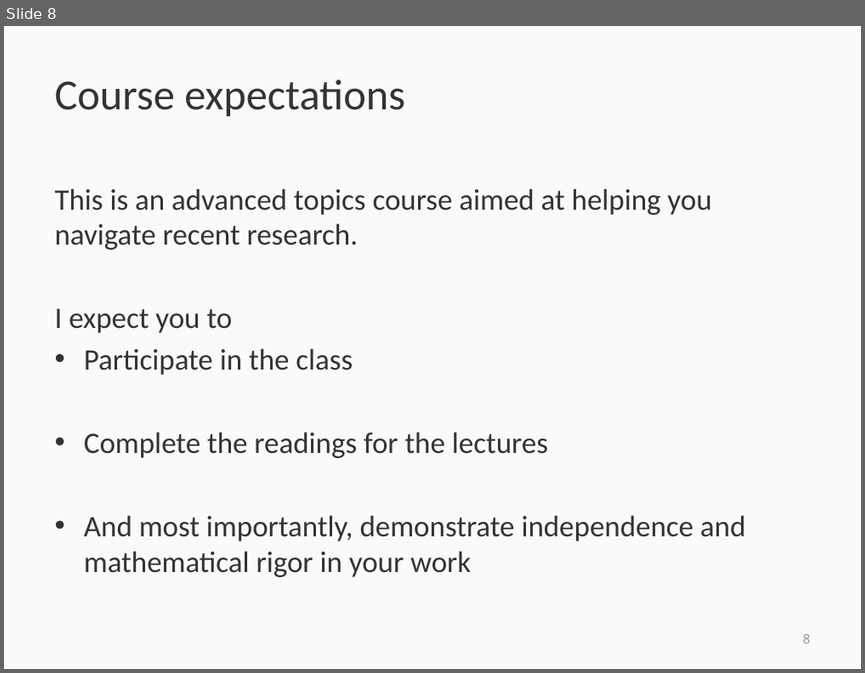
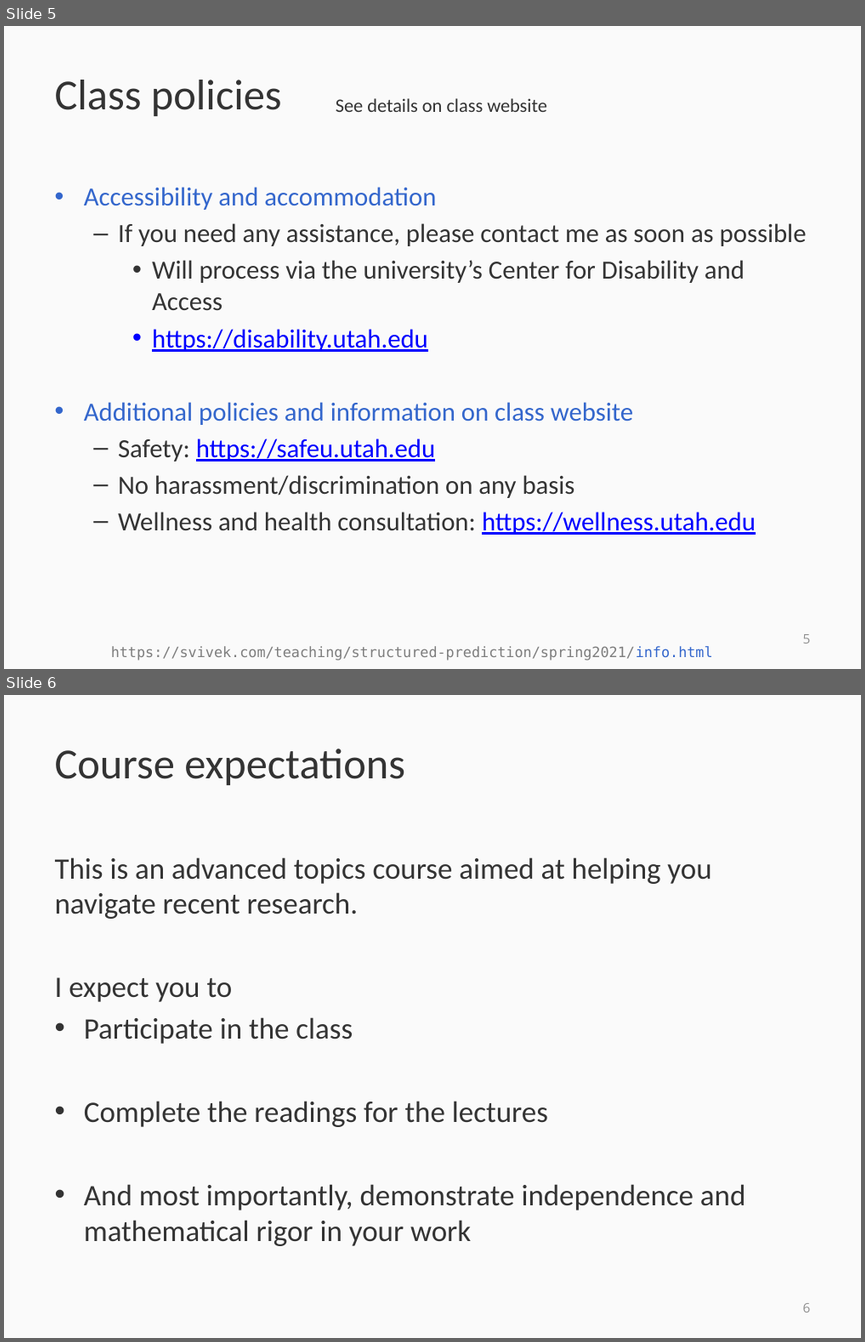
Before and after one commit to svivek/structured-prediction, a slide deck: slides/info/info.pptx. Shown one above the other, each under a label of ours: slide 8 before the commit, slides 5 and 6 after it. The pictures are 865x673 and 865x1342 pixels, drawn with LibreOffice and Linux fonts; fonts in the diff are those of the drawing. Boxes give left, top, right and bottom in pixels: in the first picture for what was removed or moved away, otherwise in the second. Text is boxed around its words. In the diff, an @@ line names an element or a change of style, - is before the commit and + after.

Commit message:
updated class

```diff
--- a/slides/info/info.pptx
+++ b/slides/info/info.pptx
@@ slide 5 added at [4, 26, 861, 669], background #FAFAFA @@
@@ title added at [55, 80, 282, 116], 36 pt, text #333333 @@
+Class policies
@@ text added at [336, 98, 547, 112], 16 pt, text #333333 @@
+See details on class website
@@ text added at [84, 187, 806, 534], 22 pt, text #333333 @@
+• Accessibility and accommodation
+  – If you need any assistance, please contact me as soon as possible
+    • Will process via the university’s Center for Disability and Access
+    • https://disability.utah.edu
+• Additional policies and information on class website
+  – Safety: https://safeu.utah.edu
+  – No harassment/discrimination on any basis
+  – Wellness and health consultation: https://wellness.utah.edu
@@ page number added at [803, 634, 811, 643], 11 pt, text #909090 @@
+5
@@ text added at [111, 646, 713, 660], 12 pt, text #7D7D7D @@
+https://svivek.com/teaching/structured-prediction/spring2021/info.html
@@ what was slide 8 is now slide 6 @@
```
Also in this commit, not shown: 4 slides changed, 3 slides removed, 1 other file.
